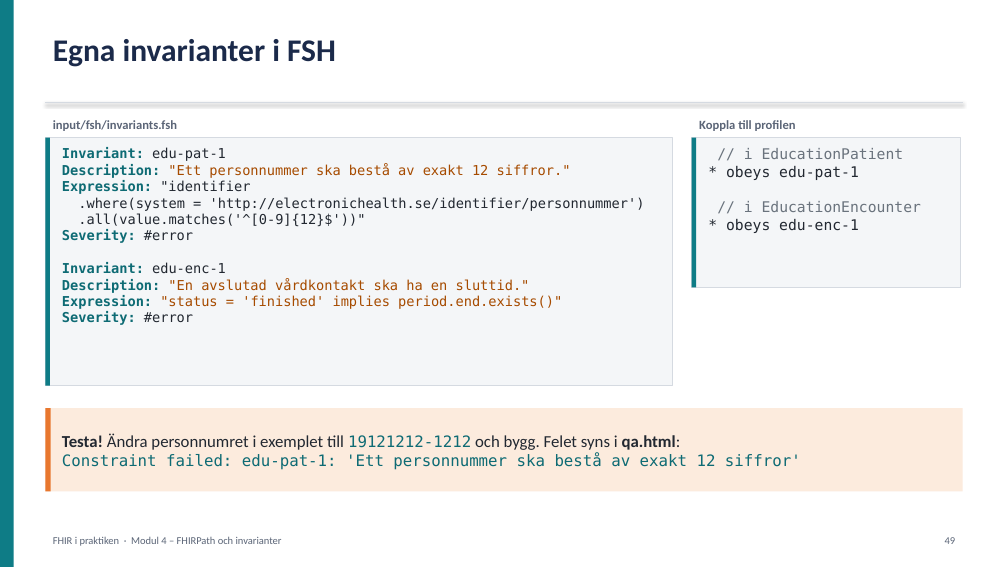
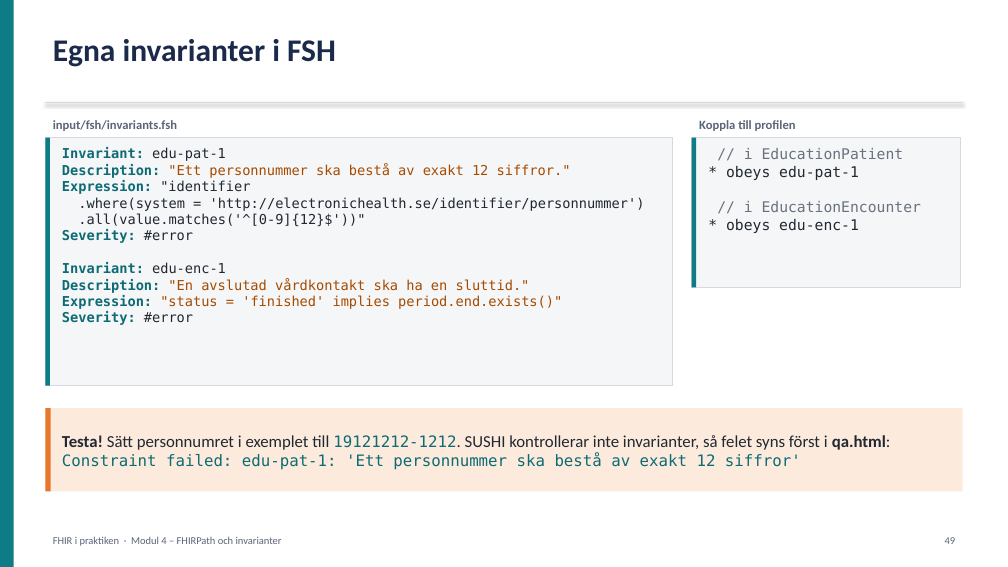
Before and after one commit to oskthu2/fhireducation, a slide deck: slide 49 of presentation/FHIR-utbildning.pptx. Drawn at 1008x567 pixels with LibreOffice and Linux fonts; fonts in the diff are those of the drawing. Boxes give left, top, right and bottom in pixels: in the first picture for what was removed or moved away, otherwise in the second. Text is boxed around its words. In the diff, an @@ line names an element or a change of style, - is before the commit and + after.

```diff
--- a/presentation/FHIR-utbildning.pptx
+++ b/presentation/FHIR-utbildning.pptx
@@ text in rectangle at (x1=62, y1=435, x2=891, y2=450): text changed @@
-Testa! Ändra personnumret i exemplet till 19121212-1212 och bygg. Felet syns i qa.html:
+Testa! Sätt personnumret i exemplet till 19121212-1212. SUSHI kontrollerar inte invarianter, så felet syns först i qa.html:
```
Also in this commit, not shown: 1 other slide changed, 4 other files.
